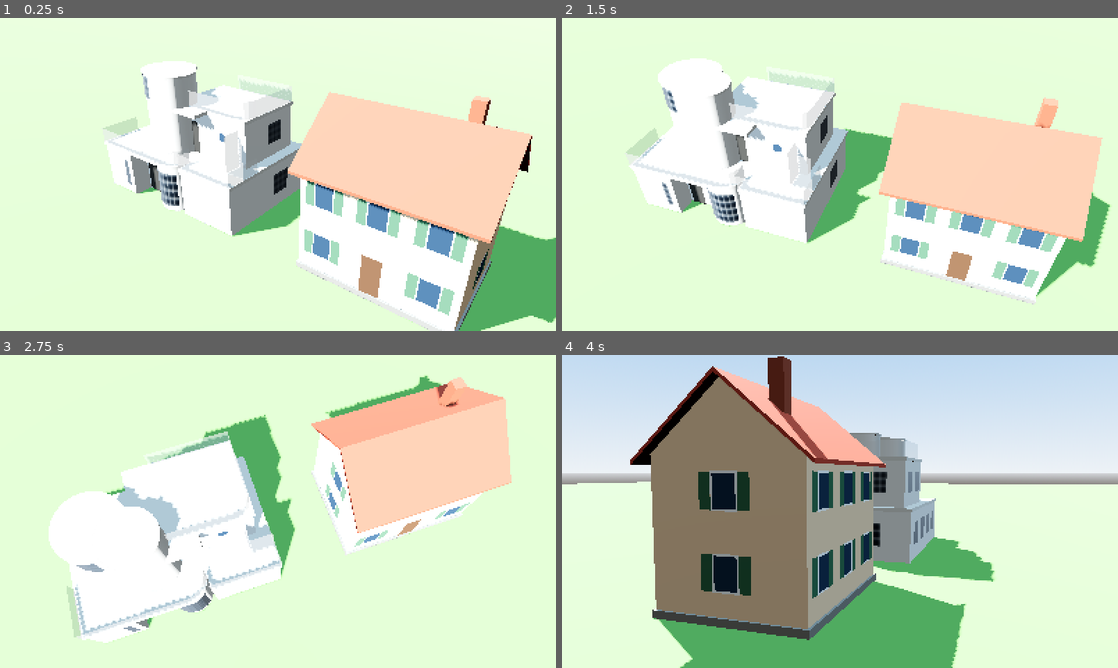
Above: before the commit, frames 1-4 (two rows, left to right).
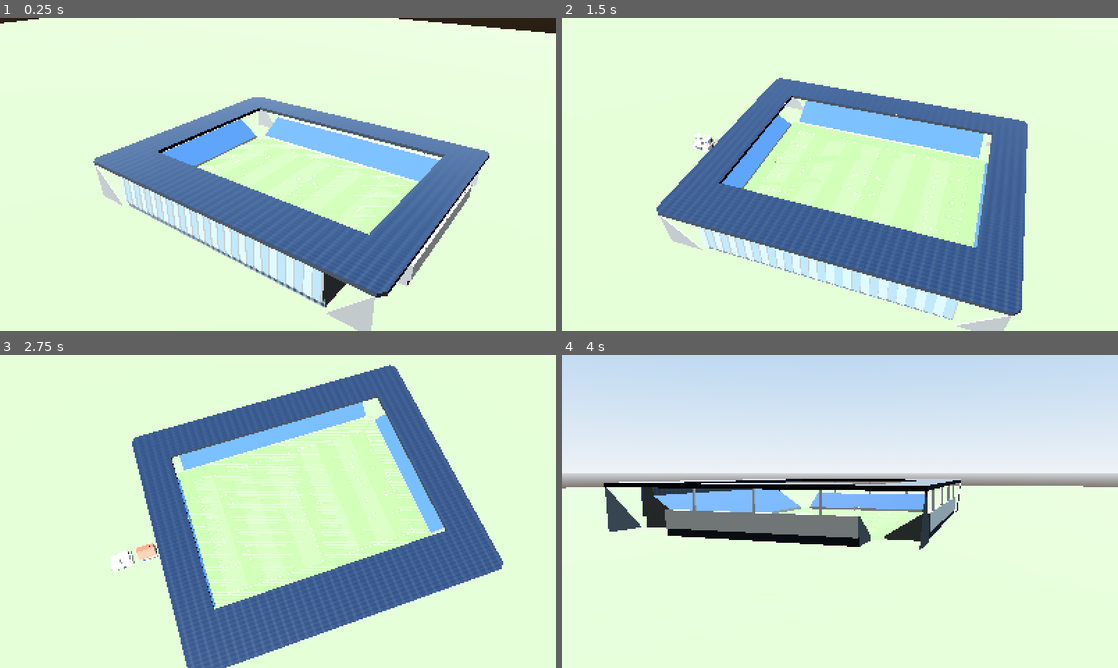
Above: after the commit, the same moments.

Repository: macgama/miniblocs
Game: Godot game, scene res://scenes/vitrine_modeles.tscn
Two runs of this game, one before a commit and one after it. Both use one fixed random seed, a clock stepped at 60 frames per second and the inputs below. This scene is started directly instead of the project's main scene.
Inputs (mouse positions are in pixels of both pictures, inside the frame that each line leads up to):
- Up to frame 1 (0.25 s): no input
- Up to frame 2 (1.5 s): tap Enter at 0.5 s; move the mouse to (962, 158) at 0.52 s; hold D 0.53-1.25 s; tap T at 0.6 s; click (962, 158) at 0.67 s; tap Space at 0.77, 1.25 s; drag from (728, 190) to (812, 237) at 1.27 s
- Up to frame 3 (2.75 s): move the mouse to (333, 442) at 2.02 s; hold D from 2.03 s (still down); tap Z at 2.1 s
- Up to frame 4 (4 s): release D at 2.75 s; drag from (812, 574) to (673, 464) at 2.77 s; move the mouse to (1006, 558) at 3.52 s; hold A from 3.53 s (still down); hold Ctrl from 3.53 s (still down); tap Space at 3.77 s

The runs differ from the first frame. In frame 1, 45% of the frame differs, in the area x 0-100%, y 0-100%; in frame 2, 47%; in frame 3, 52%, in the area x 8-92%, y 3-100%; in frame 4, 43%.

Commit message:
Stade de la Tuilière (Lausanne) en low-poly
Tribune principale à façade de verre à facettes, trois tribunes ouvertes,
toit en anneau couvert de panneaux solaires, voiles de béton aux angles,
terrain 105 × 68 m tracé. 470 triangles. Nouveau motif « panneaux solaires »
et option --modele dans la vitrine.

Co-Authored-By: Claude Opus 5.5 <noreply@anthropic.com>

Diff:
--- a/scripts/modeles/vitrine_modeles.gd
+++ b/scripts/modeles/vitrine_modeles.gd
@@ -4,7 +4,8 @@
 ## côte à côte sur une pelouse, la caméra tourne autour.
 ## Molette : zoom. Clic gauche glissé : tourner. Espace : arrêter / relancer la rotation.
 ## Capture en ligne de commande :
-##   godot --path . res://scenes/vitrine_modeles.tscn -- --screenshot vitrine_glb.png
+##   godot --path . res://scenes/vitrine_modeles.tscn -- --screenshot vitrine_glb.png [--modele stade_tuiliere]
+## --modele nom : seulement ce modèle (nom du fichier sans .glb).
 
 const DOSSIER := "res://assets/modeles/batiments"
 const ECART := 4.0
@@ -22,10 +23,15 @@
 	var x := 0.0
 	var largeurs: Array[float] = []
 	var noeuds: Array[Node3D] = []
+	var args := OS.get_cmdline_user_args()
+	var seul := ""
+	var im := args.find("--modele")
+	if im >= 0 and im + 1 < args.size():
+		seul = args[im + 1]
 	var d := DirAccess.open(DOSSIER)
 	if d:
 		for f in d.get_files():
-			if not f.ends_with(".glb"):
+			if not f.ends_with(".glb") or (seul != "" and f.get_basename() != seul):
 				continue
 			var sc := load(DOSSIER.path_join(f)) as PackedScene
 			if sc == null:
@@ -40,12 +46,11 @@
 	if noeuds.is_empty():
 		push_warning("Aucun .glb dans " + DOSSIER)
 	_centre = Vector3((x - ECART) / 2.0, 3.0, 0)
-	_dist = maxf(22.0, x * 0.9)
+	_dist = maxf(22.0, x * 1.25)
 	_cam = Camera3D.new()
 	_cam.fov = 40
 	add_child(_cam)
 	_place_camera()
-	var args := OS.get_cmdline_user_args()
 	var i := args.find("--screenshot")
 	if i >= 0 and i + 1 < args.size():
 		_capture(args[i + 1])
@@ -72,7 +77,7 @@
 	add_child(soleil)
 	var sol := MeshInstance3D.new()
 	var plan := PlaneMesh.new()
-	plan.size = Vector2(400, 400)
+	plan.size = Vector2(1200, 1200)
 	sol.mesh = plan
 	var mat := StandardMaterial3D.new()
 	mat.albedo_color = Color("6aa84f")
Binary file added: assets/modeles/batiments/stade_tuiliere.glb
Binary file added: docs/apercu-glb-stade_tuiliere.png
Not shown, changed: docs/modeles-blender.md
